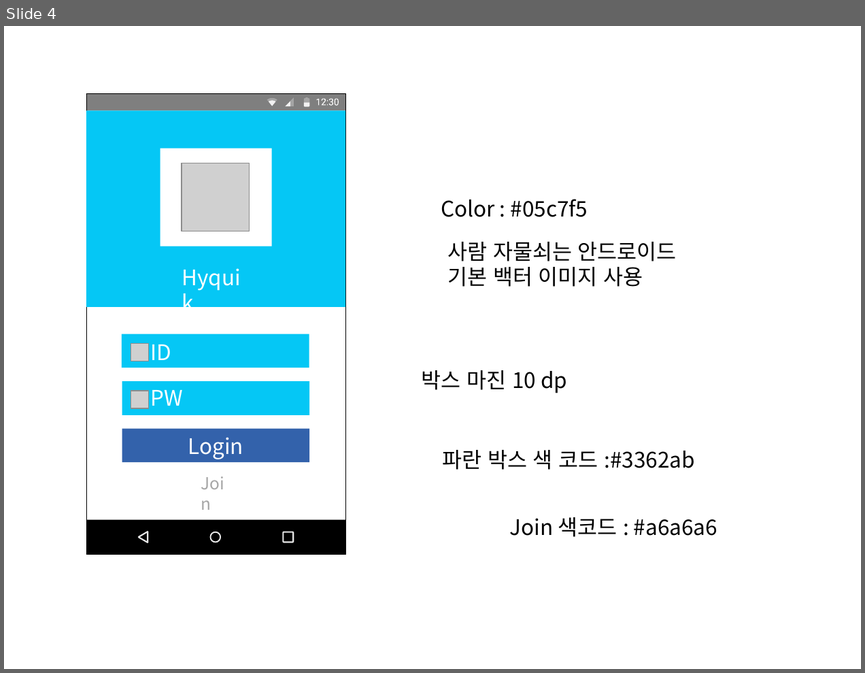
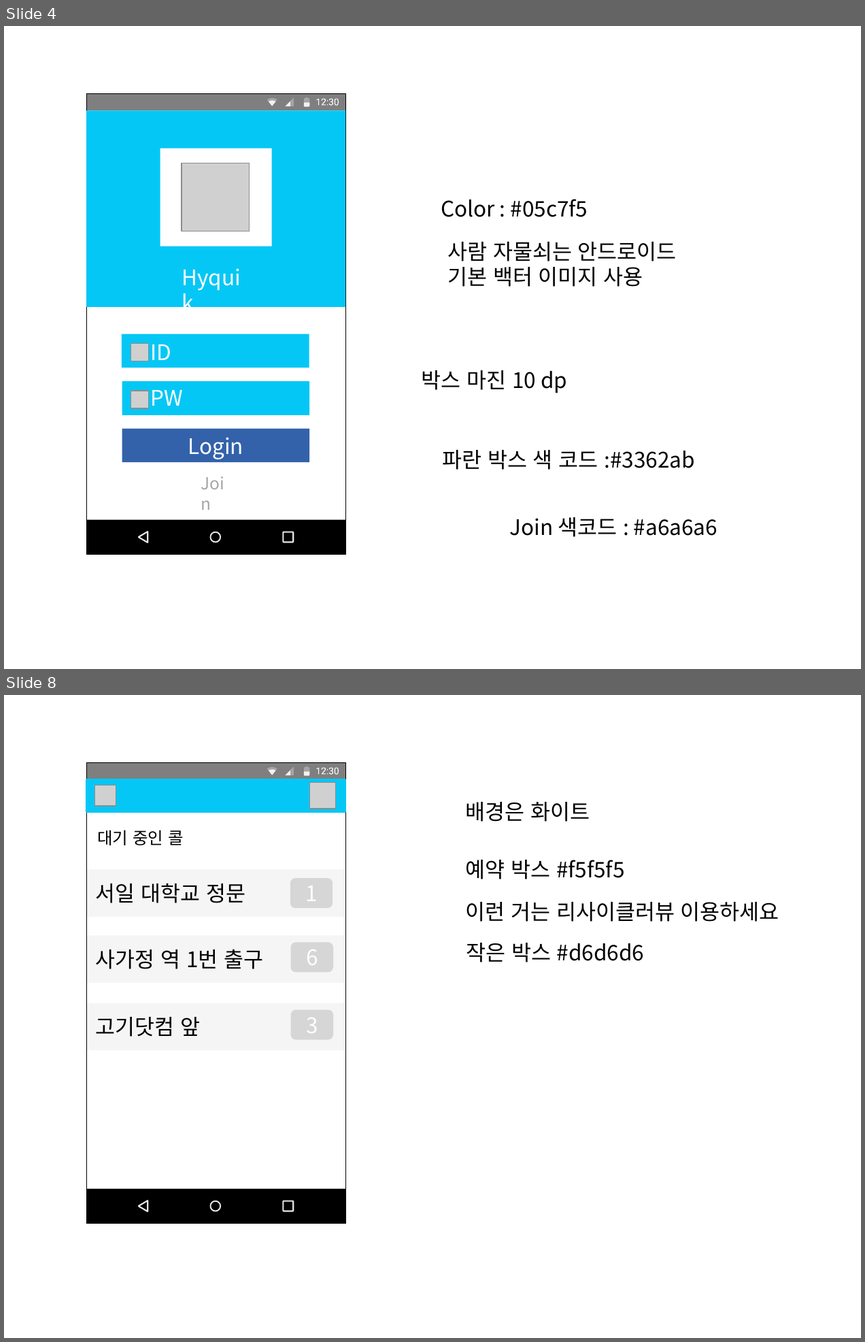
Before and after one commit to wichan7/GradRoject, a slide deck: Resources/고윤태 디자인 지원/디자인.pptx. Shown one above the other, each under a label of ours: slide 4 before the commit, slides 4 and 8 after it; the slides between them are not shown. The pictures are 865x673 and 865x1342 pixels, drawn with LibreOffice and Linux fonts; fonts in the diff are those of the drawing; grey boxes stand for pictures. Boxes give left, top, right and bottom in pixels: in the first picture for what was removed or moved away, otherwise in the second. Text is boxed around its words. In the diff, an @@ line names an element or a change of style, - is before the commit and + after.

```diff
--- a/Resources/고윤태 디자인 지원/디자인.pptx
+++ b/Resources/고윤태 디자인 지원/디자인.pptx
@@ slide 8 added at bbox=[4, 695, 861, 1338], background #FFFFFF @@
@@ rectangle added at bbox=[87, 780, 345, 811], fill #05C7F5, outline #05C7F5 2 pt @@
@@ picture added at bbox=[95, 785, 116, 806] @@
@@ picture added at bbox=[310, 783, 336, 808] @@
@@ text added at bbox=[466, 802, 589, 821], 18 pt, text #000000 @@
+배경은 화이트
@@ text added at bbox=[97, 830, 184, 845], 14 pt, text #000000 @@
+대기 중인 콜
@@ rectangle added at bbox=[87, 870, 345, 917], fill #F5F5F5, 18 pt, text #000000 @@
+서일 대학교 정문
@@ text added at bbox=[466, 860, 625, 879], 18 pt, text #000000 @@
+예약 박스 #f5f5f5
@@ rounded rectangle added at bbox=[290, 879, 333, 909], fill #D6D6D6, 18 pt, text #FFFFFF @@
+1
@@ text added at bbox=[466, 902, 779, 921], 18 pt, text #000000 @@
+이런 거는 리사이클러뷰 이용하세요
@@ rectangle added at bbox=[87, 936, 345, 983], fill #F5F5F5, 18 pt, text #000000 @@
+사가정 역 1번 출구
@@ rounded rectangle added at bbox=[291, 942, 334, 972], fill #D6D6D6, 18 pt, text #FFFFFF @@
+6
@@ text added at bbox=[466, 943, 644, 962], 18 pt, text #000000 @@
+작은 박스 #d6d6d6
@@ rectangle added at bbox=[87, 1002, 345, 1050], fill #F5F5F5, 18 pt, text #000000 @@
+고기닷컴 앞
@@ rounded rectangle added at bbox=[291, 1009, 334, 1040], fill #D6D6D6, 18 pt, text #FFFFFF @@
+3
@@ group added at bbox=[86, 763, 345, 1223]: 10 freeform shapes, 3 rectangles @@
```
Also in this commit, not shown: 6 other slides added, 3 slides removed, 12 other files.
